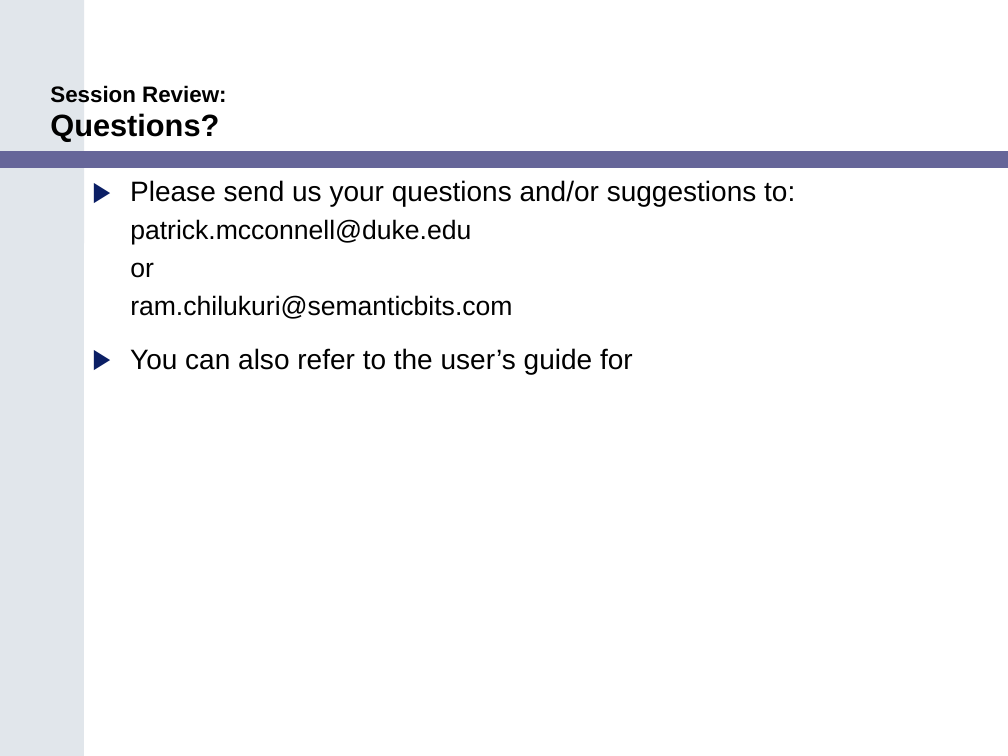
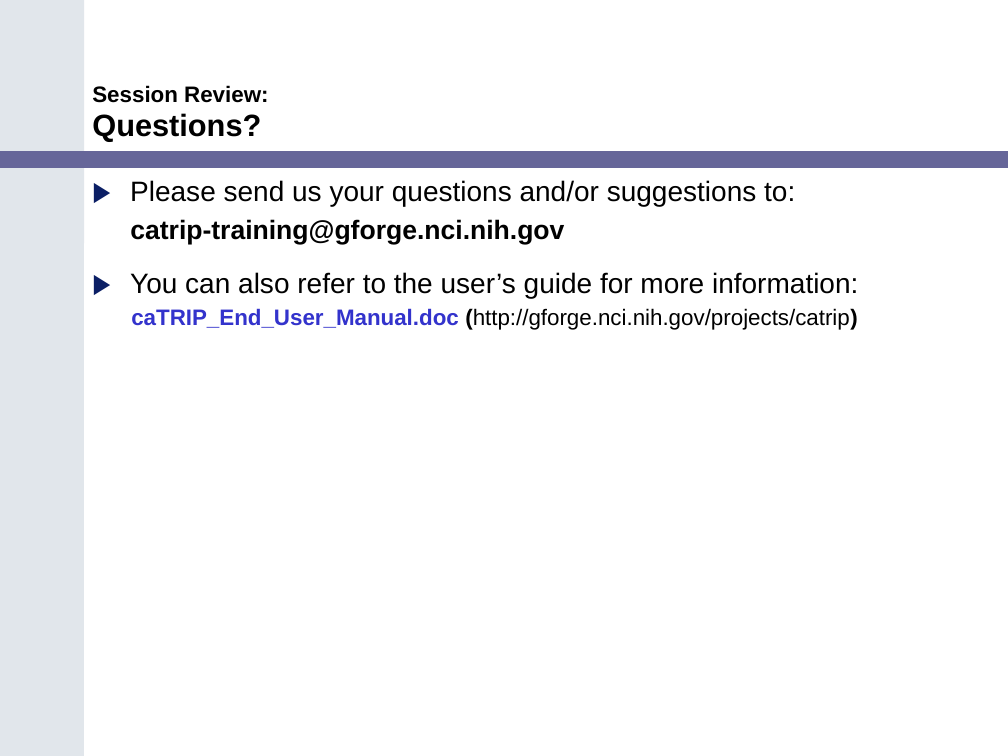
Before and after one commit to NCIP/catrip, a slide deck: slide 33 of catrip/documentation/training/caTRIP_Training_Module.ppt (slide 28 before the commit). Drawn at 1008x756 pixels with LibreOffice and Linux fonts; fonts in the diff are those of the drawing. Boxes give left, top, right and bottom in pixels: in the first picture for what was removed or moved away, otherwise in the second. Text is boxed around its words. In the diff, an @@ line names an element or a change of style, - is before the commit and + after.

Commit message:
patrick's edits
SVN-Revision: 1677

```diff
--- a/catrip/documentation/training/caTRIP_Training_Module.ppt
+++ b/catrip/documentation/training/caTRIP_Training_Module.ppt
@@ title "Session Review: Questions?": place and size @@
-title "Session Review: Questions?" at <box>50,85,226,141</box>
+title "Session Review: Questions?" at <box>92,85,268,141</box>
@@ text at <box>130,219,858,330</box>: text changed; size 19 to 16 pt @@
-  patrick.mcconnell@duke.edu
-  or
-  ram.chilukuri@semanticbits.com
-▶ You can also refer to the user’s guide for
+  catrip-training@gforge.nci.nih.gov
+▶ You can also refer to the user’s guide for more information:
+caTRIP_End_User_Manual.doc (http://gforge.nci.nih.gov/projects/catrip)
```
Also in this commit, not shown: 26 other slides changed, 6 slides added, 1 slide removed, 2 other files.
